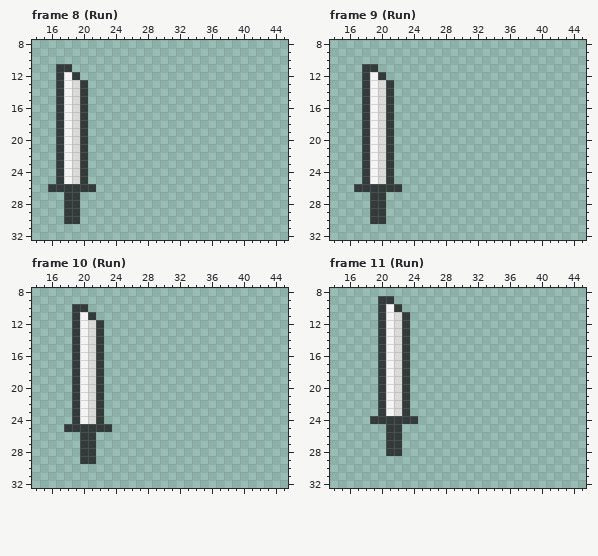
Two versions of one pixel-art file, HAdventure2D/Assets/CharacterStudio/Base/Set_01/Master.aseprite. Above is the file before it was changed.
48x48 pixels, 31 frames. Shown: frame 8 (Run): x 14..45, y 8..32; frame 9 (Run): x 14..45, y 8..32; frame 10 (Run): x 14..45, y 8..32; frame 11 (Run): x 14..45, y 8..32. The commit also changed other frames, which this record leaves out.
And afterwards:
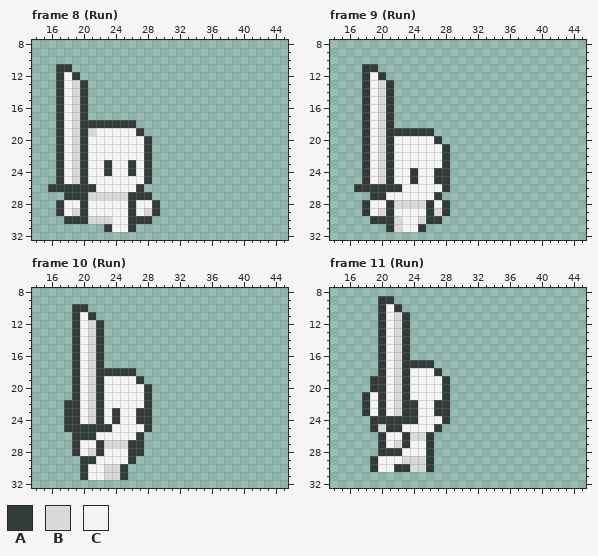
Palette (. is transparent): A #333c3a  B #dadad8  C #f4f4f4
Change:
layer "LHand" now shown
layer "Body" now shown
layer "RHand" now shown
Changed rows in their new state; - is an unchanged pixel.
Frame 8 (Run), layers "RHand", "Body", "LHand":
first column x 17:
18 ----AAAAAA---
19 ----BCCCCCA--
20 ----CCCCCCCA-
21 ----CCCCCCCA-
22 ----CCCCCCCA-
23 ----CCACCACA-
24 ----CCACCACA-
25 ----CCCCCCCA-
26 -----CCCCCA--
27 ---ABBBBBAAA-
28 ACCACCCCCACCA
29 ACBACCCCCACBA
30 ---ABBBCCAAA-
31 ------ACCA---
Frame 9 (Run), layers "RHand", "Body", "LHand":
first column x 18:
19 ----AAAAA--
20 ----CCCCCA-
21 ----CCCCCCA
22 ----CCCCCCA
23 ----CCCCCCA
24 ----CCACCAA
25 ----CCACCAA
26 -----CCCCCA
27 ---CCCCCCA-
28 ACCABBBBACA
29 ACBACCCCABA
30 ---ABCCBAA-
31 ---ABCCA---
Frame 10 (Run), layers "RHand", "Body", "LHand":
first column x 18:
18 -----AAAA--
19 -----CCCCA-
20 -----CCCCCA
21 -----CCCCCA
22 A----CCCCCA
23 A----CACCAA
24 A----CACCAA
25 ------CCCCA
26 -A--CCCCCA-
27 -ACCABBBAA-
28 -ACBACCCAA-
29 ----CCCCA--
30 --ACCBBA---
31 --ACCBBA---
Frame 11 (Run), layers "RHand", "Body":
first column x 18:
17 ------AAA--
18 ------CCCA-
19 -A----CCCCA
20 -A----CCCCA
21 AC----CCCCA
22 AC----ACCAA
23 AC----ACCAA
24 -------CCCA
25 -AB--CCCCA-
26 --ACCABBA--
27 --ACBACCA--
28 --A--CCCA--
29 -ACCCBBBA--
30 -ACCAABBA--
Where, in picture pixels (left, top, right, bottom), the same in both pictures:
changed: (56, 120, 160, 232)
changed: (362, 128, 450, 232)
changed: (64, 368, 152, 480)
changed: (362, 360, 450, 472)
